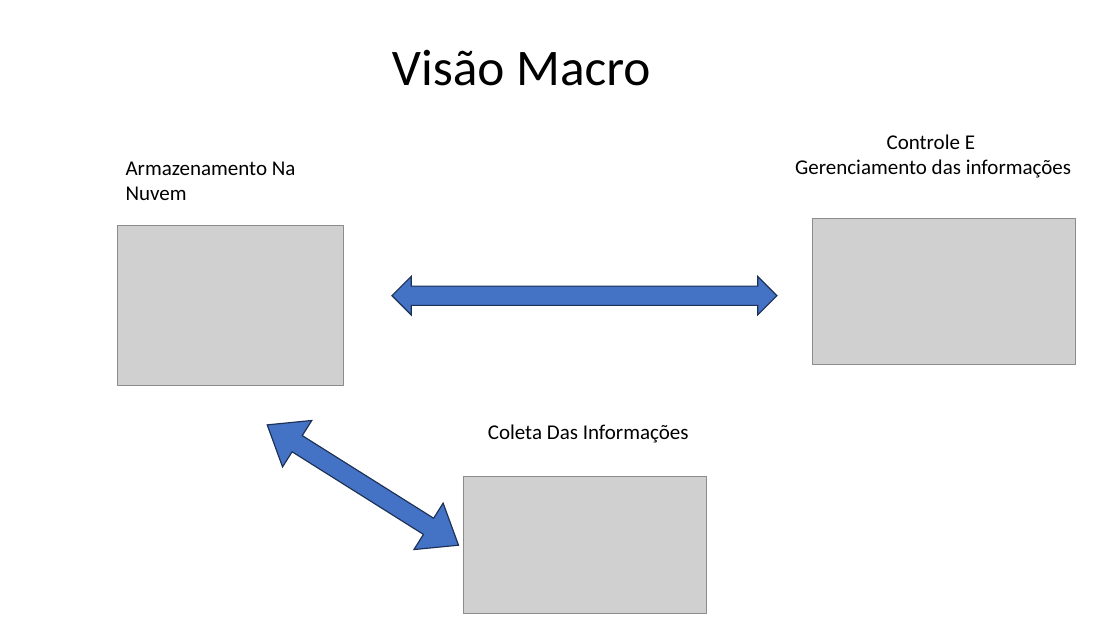
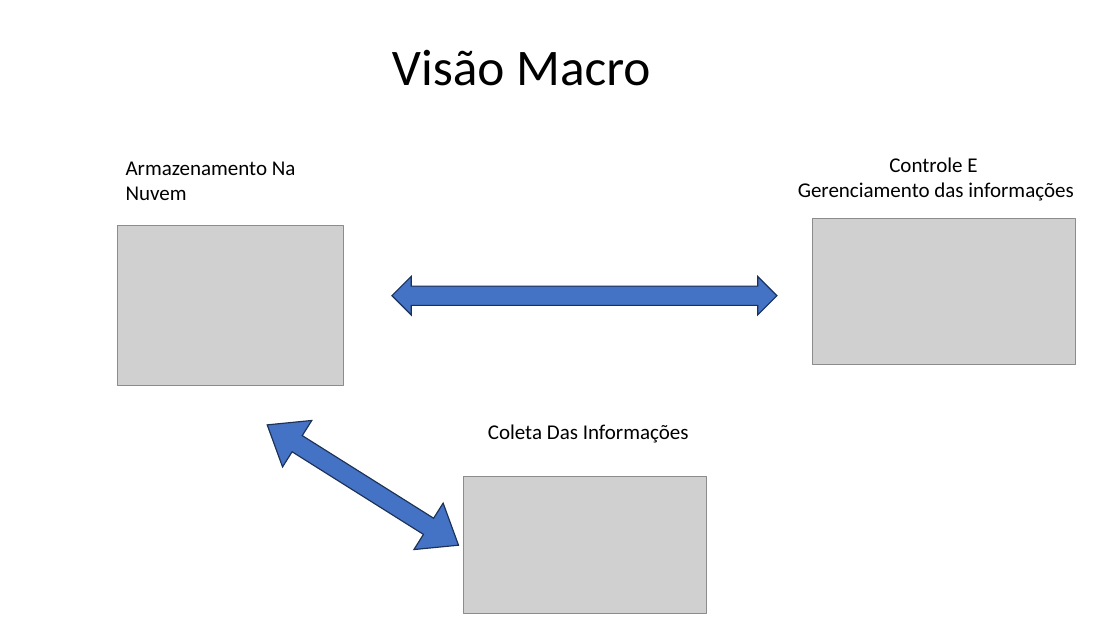
Before and after one commit to Falconii/simionato_sql_script, a slide deck: slide 2 of Inventário Ativo/Documentação/Inventário de Ativos.pptx. Drawn at 1120x630 pixels with LibreOffice and Linux fonts; fonts in the diff are those of the drawing; grey boxes stand for pictures. Boxes give left, top, right and bottom in pixels: in the first picture for what was removed or moved away, otherwise in the second. Text is boxed around its words. In the diff, an @@ line names an element or a change of style, - is before the commit and + after.

```diff
--- a/Inventário Ativo/Documentação/Inventário de Ativos.pptx
+++ b/Inventário Ativo/Documentação/Inventário de Ativos.pptx
@@ text "Controle E": place and size @@
-text "Controle E" at (795, 134, 1071, 178)
+text "Controle E" at (798, 157, 1073, 201)
```
Also in this commit, not shown: 26 other files.
